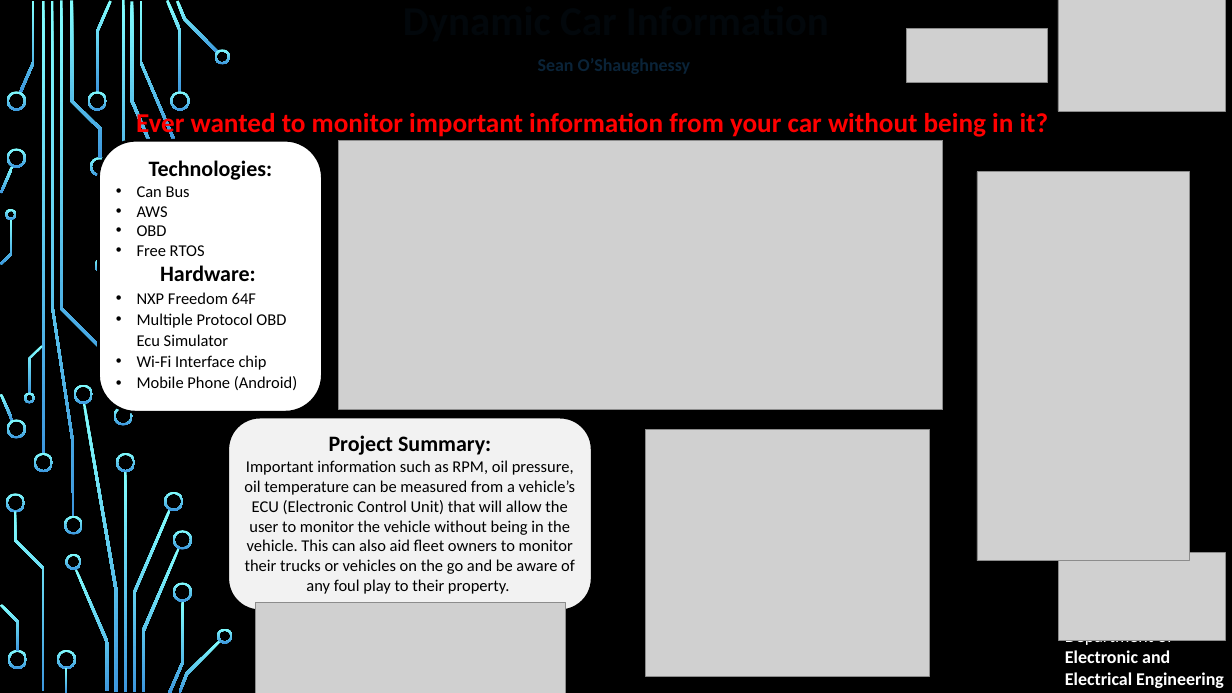
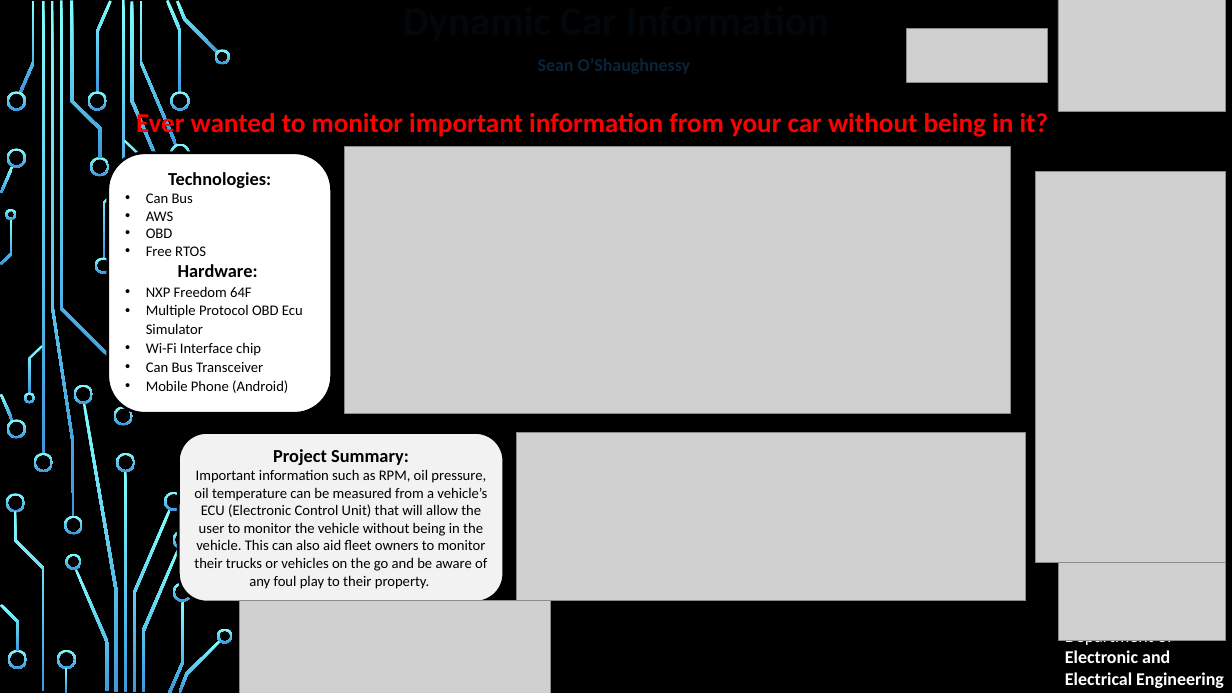
Before and after one commit to shaughs/FinalYearProject, a slide deck: slide 1 of Project Poster.pptx. Drawn at 1232x693 pixels with LibreOffice and Linux fonts; fonts in the diff are those of the drawing; grey boxes stand for pictures; background and template pictures are left out. Boxes give left, top, right and bottom in pixels: in the first picture for what was removed or moved away, otherwise in the second. Text is boxed around its words. In the diff, an @@ line names an element or a change of style, - is before the commit and + after.

Commit message:
Final Changes

```diff
--- a/Project Poster.pptx
+++ b/Project Poster.pptx
@@ freeform shape added at (170,144,189,163), fill gradient #82FFFF to #3D97DE @@
@@ picture: place and size @@
-picture at (339,140,942,409)
+picture at (344,146,1010,413)
@@ text "Results:" rewrapped from (924,135,1232,168) to (1010,137,1232,170) @@
@@ rounded rectangle "Technologies:": place and size @@
-rounded rectangle "Technologies:" at (98,140,322,412)
+rounded rectangle "Technologies:" at (108,152,331,413)
@@ text in rounded rectangle at (146,172,303,393): size 24 to 20 pt in "Technologies:", "Hardware:"; size 18 to 16 pt in "Can Bus", "AWS", "OBD", "Free RTOS" and 4 more places @@
@@ picture: place and size @@
-picture at (977,172,1189,561)
+picture at (1035,172,1225,562)
@@ freeform shape added at (102,182,124,259), fill gradient #82FFFF to #3D97DE @@
@@ text in rounded rectangle at (146,362,263,372): paragraph added @@
+• Can Bus Transceiver
@@ rounded rectangle "Project Summary:": place and size @@
-rounded rectangle "Project Summary:" at (228,417,592,610)
+rounded rectangle "Project Summary:" at (178,432,503,602)
@@ rounded rectangle "Project Summary:" at (178,432,503,602): size 24 to 20 pt in "Project Summary:"; size 18 to 16 pt @@
@@ picture added at (516,432,1025,600) @@
@@ picture removed at (645,430,930,676) @@
@@ picture: place and size @@
-picture at (255,602,566,693)
+picture at (239,600,550,693)
```
